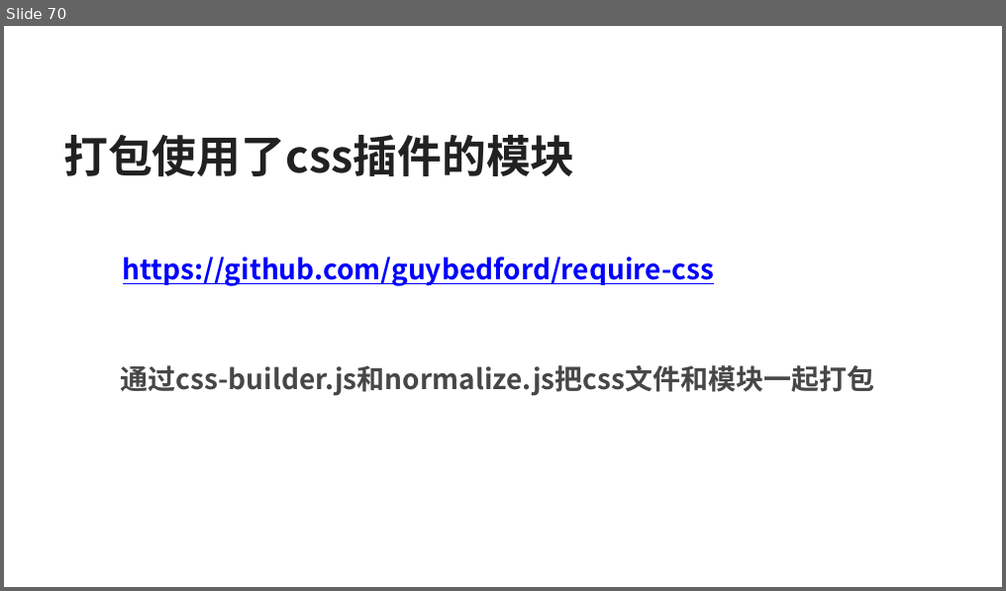
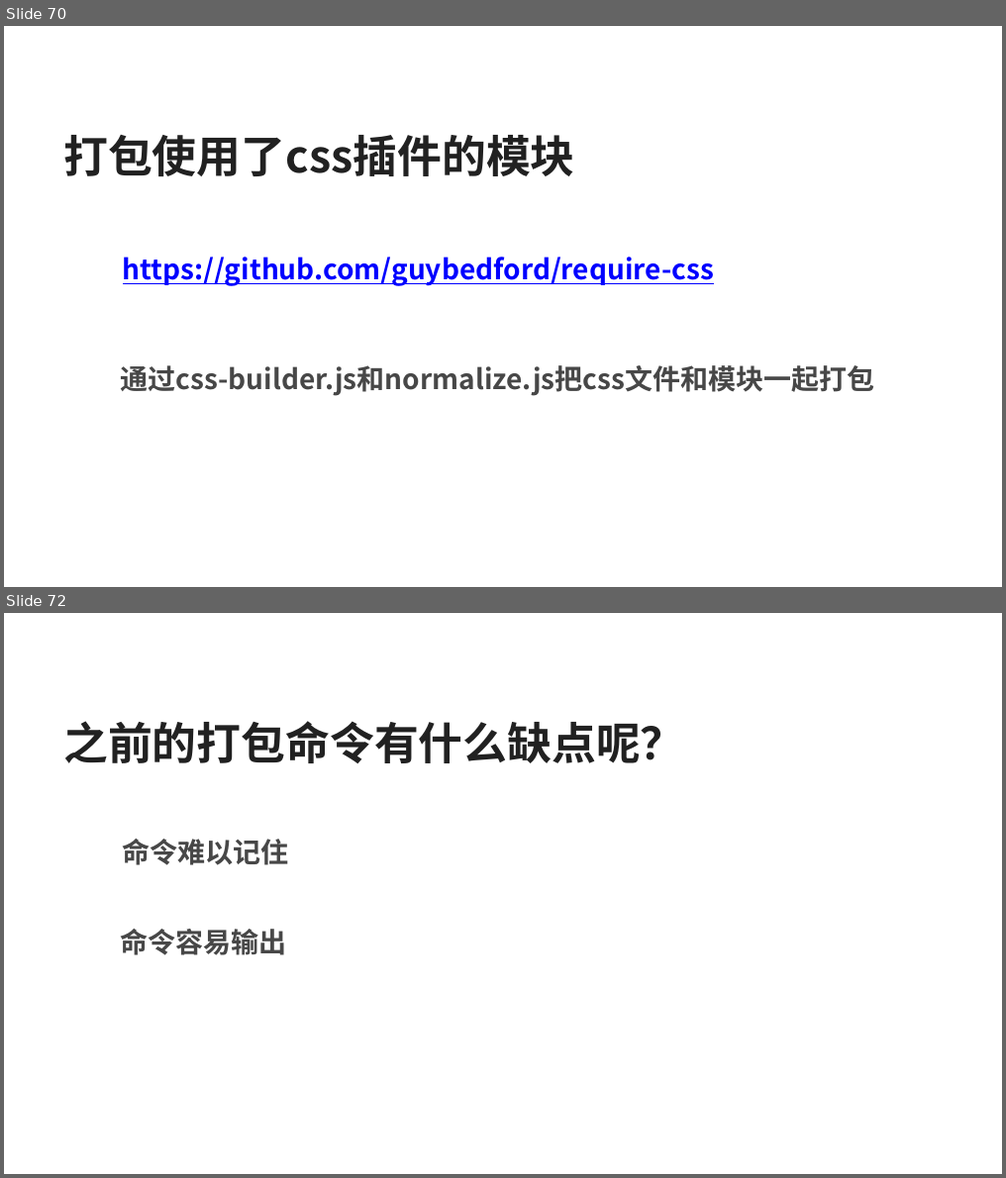
Before and after one commit to silvajs/lecturer, a slide deck: requirejs/doc/requirejs.pptx. Shown one above the other, each under a label of ours: slide 70 before the commit, slides 70 and 72 after it; the slides between them are not shown. The pictures are 1006x591 and 1006x1178 pixels, drawn with LibreOffice and Linux fonts; fonts in the diff are those of the drawing. Boxes give left, top, right and bottom in pixels: in the first picture for what was removed or moved away, otherwise in the second. Text is boxed around its words. In the diff, an @@ line names an element or a change of style, - is before the commit and + after.

```diff
--- a/requirejs/doc/requirejs.pptx
+++ b/requirejs/doc/requirejs.pptx
@@ slide 72 added at (4,613,1002,1174), background #FFFFFF @@
@@ text added at (63,721,684,763), 32 pt, text #212121, bold @@
+之前的打包命令有什么缺点呢？
@@ text added at (123,839,289,865), 20 pt, text #474747, bold @@
+  命令难以记住
@@ text added at (120,929,286,956), 20 pt, text #474747, bold @@
+  命令容易输出
```
Also in this commit, not shown: 11 other slides added, 4 other files.
